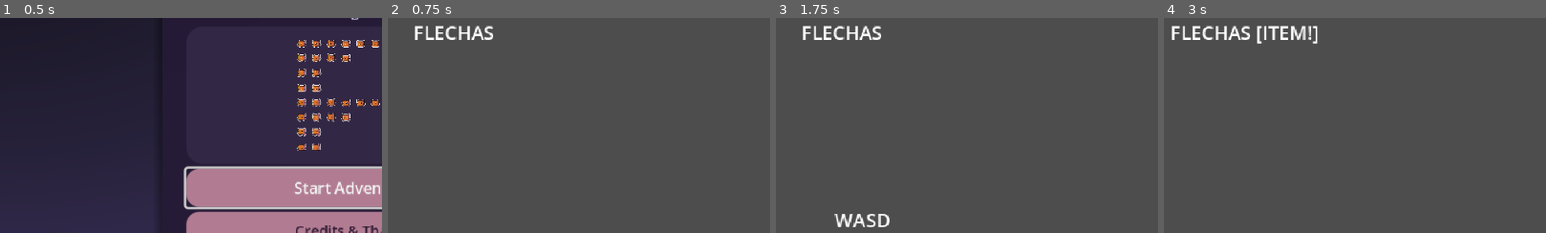
Above: before the commit, frames 1-4 (left to right).
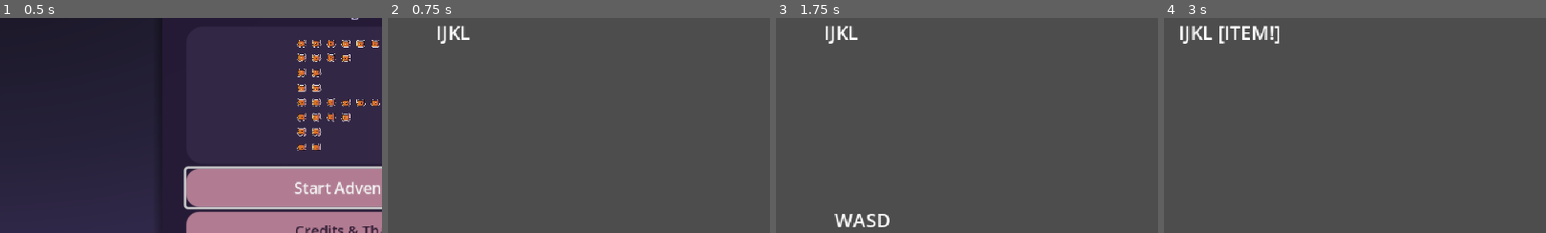
Above: after the commit, the same moments.

Repository: Gosuniak/CC5408-MonoQLDev
Game: Godot game, scene res://ui/main_menu.tscn
Two runs of this game, one before a commit and one after it. Both use one fixed random seed, a clock stepped at 60 frames per second and the inputs below. The engine's default icon, where the game draws it, is replaced by a stand-in: a white triangle on a blue panel in a dark square.
Inputs:
- Up to frame 1 (0.5 s): no input
- Up to frame 2 (0.75 s): click "Start Adventure" at 0.5 s
- Up to frame 3 (1.75 s): tap Enter (ui_accept) at 1.25 s; hold D (jugador1_derecha) from 1.28 s (still down); tap S (jugador1_accion) at 1.35 s; tap W (jugador1_saltar) at 1.52 s
- Up to frame 4 (3 s): tap E (jugador1_lanzar) at 2.1 s; tap W (jugador1_saltar) at 2.27 s; release D (jugador1_derecha) at 2.78 s; hold A (jugador1_izquierda) from 2.78 s (still down); tap K (jugador2_accion) at 2.85 s
The pictures show only the part of the screen within x 4-54%, y 22-72%; the shares and areas given below are measured in that part.

Frame 1 is identical in both runs. In frame 2, 0.9% of the frame differs, in the area x 7-28%, y 3-12%; in frame 3, 0.9%; in frame 4, 1.7%, in the area x 2-41%, y 3-12%.

Commit message:
Feat: add spikes that kill the player
Added hurtbox for both players, the asset for the spikes and the scripts needed for it to work

Diff:
--- a/scenes/caja_base.tscn
+++ b/scenes/caja_base.tscn
@@ -10,7 +10,7 @@
 
 [node name="Caja" type="RigidBody2D"]
 collision_layer = 4
-collision_mask = 7
+collision_mask = 15
 physics_material_override = SubResource("PhysicsMaterial_3hmpi")
 can_sleep = false
 lock_rotation = true
--- a/scenes/main.tscn
+++ b/scenes/main.tscn
@@ -6,6 +6,7 @@
 [ext_resource type="PackedScene" uid="uid://i2dvjgefufar" path="res://ui/pause_menu.tscn" id="2_choun"]
 [ext_resource type="Texture2D" uid="uid://b78ko42cq4cn3" path="res://assets/brackeys_platformer_assets/sprites/world_tileset.png" id="2_o6xl0"]
 [ext_resource type="PackedScene" uid="uid://8x722qu4gujo" path="res://scenes/item.tscn" id="3_lquwl"]
+[ext_resource type="Texture2D" uid="uid://dwnsybvjfq3vs" path="res://assets/16-bit-spike-Sheet.png" id="4_ya4ey"]
 [ext_resource type="PackedScene" uid="uid://dh7a116nae3xs" path="res://scenes/caja_hierro.tscn" id="6_85g3d"]
 [ext_resource type="PackedScene" uid="uid://enac381ne0b0" path="res://scenes/caja_madera.tscn" id="6_o6xl0"]
 [ext_resource type="PackedScene" uid="uid://rh3ykb6m4myc" path="res://scenes/zona_victoria.tscn" id="6_tefeu"]
@@ -199,14 +200,33 @@
 terrain_set_0/terrain_1/color = Color(0.18648177, 0.34921995, 1, 1)
 sources/0 = SubResource("TileSetAtlasSource_tipki")
 
+[sub_resource type="TileSetAtlasSource" id="TileSetAtlasSource_ya4ey"]
+texture = ExtResource("4_ya4ey")
+0:0/0 = 0
+0:0/0/physics_layer_0/polygon_0/points = PackedVector2Array(-0.71943474, -4.856185, -0.17985916, -4.856185, 6.2950554, 8, -8, 8)
+1:0/0 = 0
+1:0/0/physics_layer_0/polygon_0/points = PackedVector2Array(-8, -8, 8, -8, 8, 8, -8, 8)
+2:0/0 = 0
+2:0/0/physics_layer_0/polygon_0/points = PackedVector2Array(0, 3.956892, 0.35971642, 4.136751, 8, -8, -8, -8)
+3:0/0 = 0
+3:0/0/physics_layer_0/polygon_0/points = PackedVector2Array(0, 3.956892, 0.35971642, 4.136751, 8, -8, -8, -8)
+
+[sub_resource type="TileSet" id="TileSet_eb6dy"]
+physics_layer_0/collision_layer = 8
+physics_layer_0/collision_mask = 0
+sources/0 = SubResource("TileSetAtlasSource_ya4ey")
+
 [node name="Main" type="Node2D"]
 script = ExtResource("1_tbgi4")
 
 [node name="PauseMenu" parent="." instance=ExtResource("2_choun")]
 
 [node name="TileMapLayer" type="TileMapLayer" parent="."]
-tile_map_data = PackedByteArray("AAAAAAAAAAAAAAEAAQABAAAAAAA …(3072 unchanged characters)… AAAAAAgAbAAEAAAAAAAAAAgAbAAIAAAAAAAAAAgA=")
+tile_map_data = PackedByteArray("AAAAAAAAAAAAAAEAAQABAAAAAAA …(3072 unchanged characters)… AAAAAAgAbAAEAAAAAAAAAAgAbAAIAAAAAAAAAAgAEAAEAAQACAAAAAAAEABQAAQAAAAAAAAA=")
 tile_set = SubResource("TileSet_85g3d")
+
+[node name="Spikes" type="TileMapLayer" parent="."]
+tile_set = SubResource("TileSet_eb6dy")
 
 [node name="PlayerBottom" parent="." instance=ExtResource("1_h2yge")]
 position = Vector2(29, 320)
--- a/scenes/player_bottom.tscn
+++ b/scenes/player_bottom.tscn
@@ -151,6 +151,10 @@
 transitions = ["Start", "idle", SubResource("AnimationNodeStateMachineTransition_tfgb0"), "idle", "run", SubResource("A …(631 unchanged characters)…
 graph_offset = Vector2(0, -3.0205684)
 
+[sub_resource type="CapsuleShape2D" id="CapsuleShape2D_dm0xx"]
+radius = 8.0
+height = 16.0
+
 [node name="PlayerBottom" type="CharacterBody2D"]
 collision_layer = 2
 collision_mask = 7
@@ -187,3 +191,11 @@
 [node name="CoyoteTimer" type="Timer" parent="."]
 wait_time = 0.2
 one_shot = true
+
+[node name="Hurtbox" type="Area2D" parent="."]
+collision_layer = 0
+collision_mask = 8
+
+[node name="CollisionShape2D" type="CollisionShape2D" parent="Hurtbox"]
+position = Vector2(0, 7)
+shape = SubResource("CapsuleShape2D_dm0xx")
--- a/scenes/player_top.tscn
+++ b/scenes/player_top.tscn
@@ -148,6 +148,10 @@
 transitions = ["Start", "idle", SubResource("AnimationNodeStateMachineTransition_inovk"), "idle", "run", SubResource("A …(631 unchanged characters)…
 graph_offset = Vector2(0, -108.23045)
 
+[sub_resource type="CapsuleShape2D" id="CapsuleShape2D_mrej0"]
+radius = 8.0
+height = 16.0
+
 [node name="PlayerTop" type="CharacterBody2D"]
 collision_layer = 2
 collision_mask = 7
@@ -186,3 +190,11 @@
 [node name="CoyoteTimer" type="Timer" parent="."]
 wait_time = 0.2
 one_shot = true
+
+[node name="Hurtbox" type="Area2D" parent="."]
+collision_layer = 0
+collision_mask = 8
+
+[node name="CollisionShape2D" type="CollisionShape2D" parent="Hurtbox"]
+position = Vector2(0, -7)
+shape = SubResource("CapsuleShape2D_mrej0")
--- a/scripts/GameManager.gd
+++ b/scripts/GameManager.gd
@@ -62,9 +62,21 @@
 		# Pausar el juego
 		get_tree().paused = true
 
+func game_over():
+	if not juego_terminado:
+		print("Game ouva")
+		juego_terminado = true
+		await get_tree().create_timer(1.0).timeout
+		call_deferred("reiniciar_escena")
+
+func reiniciar_escena():
+	resetear_juego()
+	get_tree().reload_current_scene()
+
 # Función para resetear el estado del juego
 func resetear_juego():
 	juego_terminado = false
 	jugador1_item_scene = null
 	jugador2_item_scene = null
+	get_tree().paused = false
 	print("GameManager reseteado")
--- a/scripts/PlayerBottom.gd
+++ b/scripts/PlayerBottom.gd
@@ -13,12 +13,14 @@
 @onready var playback: AnimationNodeStateMachinePlayback = animation_tree["parameters/playback"]
 @onready var pivot: Node2D = $Pivot
 @onready var coyote_timer: Timer = $CoyoteTimer
+@onready var hurtbox: Area2D = $Hurtbox
 
 func _ready():
 	GameManager.player_bottom = self
 	actualizar_label()
 	add_to_group("player")
 	coyote_timer.timeout.connect(_on_coyote_timeout)
+	hurtbox.body_entered.connect(_on_hurtbox_body_entered)
 
 func _physics_process(delta):
 	# Gravedad
@@ -122,3 +124,11 @@
 
 func _on_coyote_timeout():
 	pass
+
+func _on_hurtbox_body_entered(_body):
+	print("pinchao")
+	if not visible:
+		return
+	set_physics_process(false)
+	visible = false
+	GameManager.game_over()
--- a/scripts/PlayerTop.gd
+++ b/scripts/PlayerTop.gd
@@ -13,11 +13,13 @@
 @onready var playback: AnimationNodeStateMachinePlayback = animation_tree["parameters/playback"]
 @onready var pivot: Node2D = $Pivot
 @onready var coyote_timer: Timer = $CoyoteTimer
+@onready var hurtbox: Area2D = $Hurtbox
 
 func _ready():
 	GameManager.player_top = self
 	actualizar_label()
 	add_to_group("player")
+	hurtbox.body_entered.connect(_on_hurtbox_body_entered)
 
 func _physics_process(delta):
 	# Gravedad invertida
@@ -115,6 +117,14 @@
 
 func actualizar_label():
 	if GameManager.jugador2_tiene_item():
-		label.text = "FLECHAS [ITEM!]"
+		label.text = "IJKL [ITEM!]"
 	else:
-		label.text = "FLECHAS"
+		label.text = "IJKL"
+
+func _on_hurtbox_body_entered(_body):
+	print("pinchao")
+	if not visible:
+		return
+	set_physics_process(false)
+	visible = false
+	GameManager.game_over()
Binary file added: assets/16-bit-spike-Sheet.png
Not shown: 1 places in scenes/main.tscn that only renumber resources
Not shown: 1 places in scenes/player_bottom.tscn that only renumber resources
Not shown: 1 places in scenes/player_top.tscn that only renumber resources
